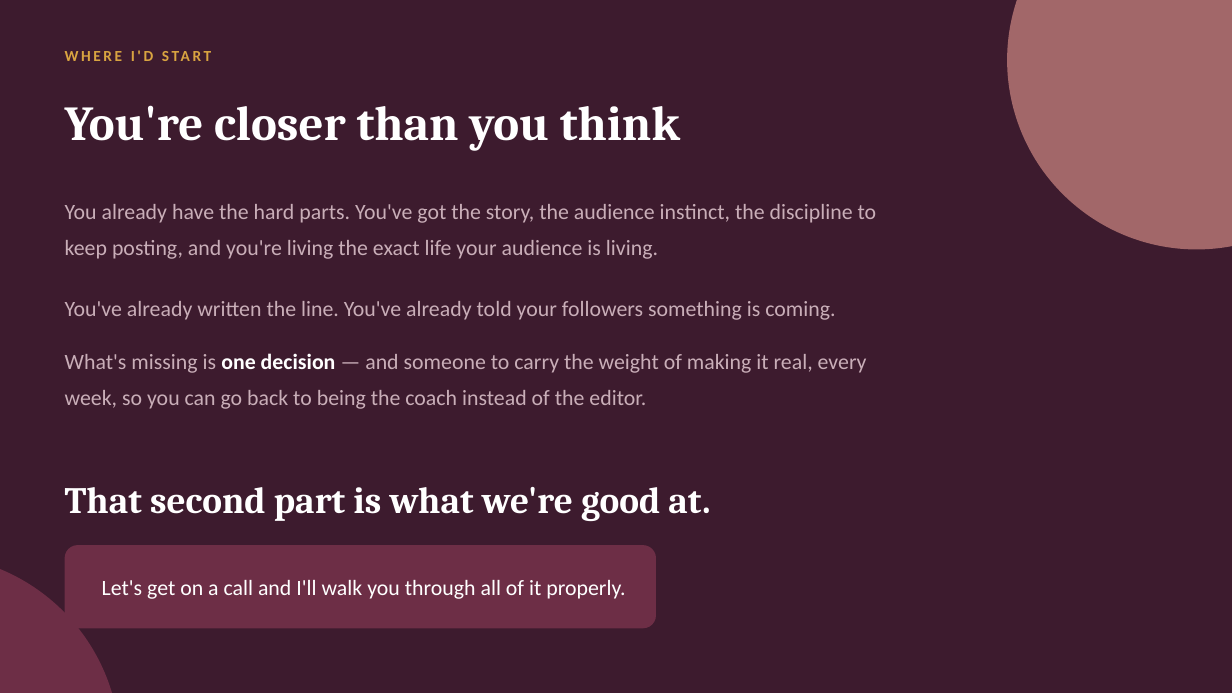
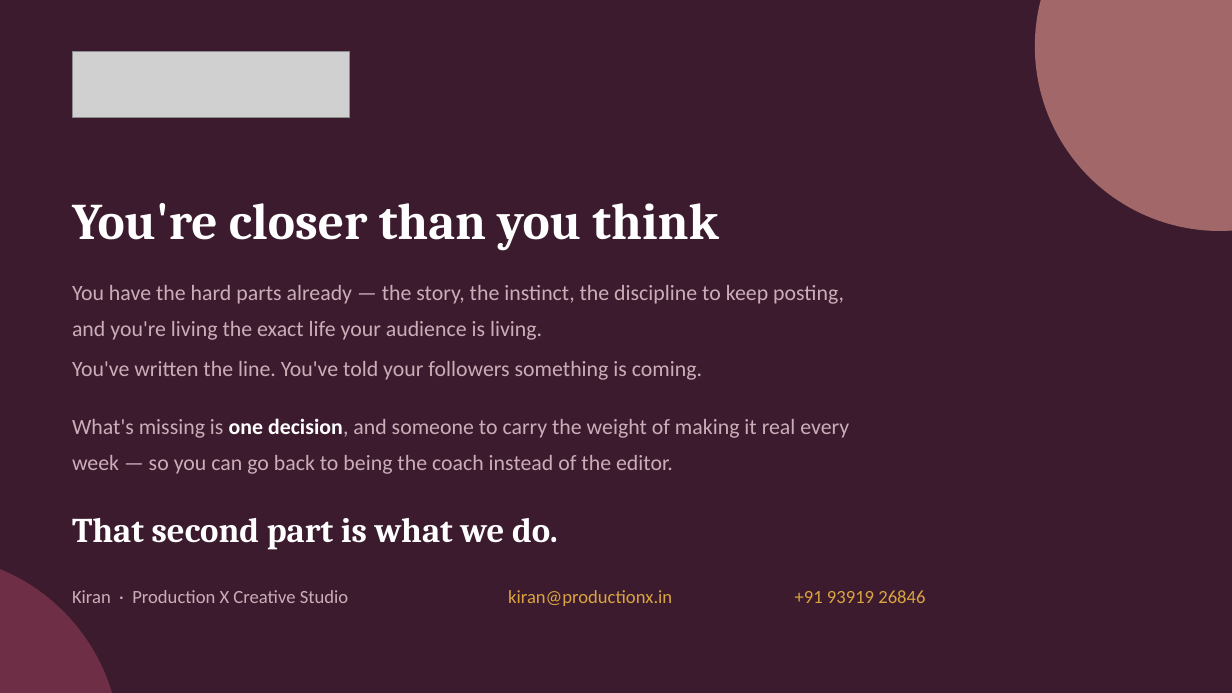
Before and after one commit to productionxin/Assets, a slide deck: slide 21 of clients/juhi-agarwal-nexther/neXtHer-What-I-Found.pptx (slide 20 before the commit). Drawn at 1232x693 pixels with LibreOffice and Linux fonts; fonts in the diff are those of the drawing; grey boxes stand for pictures. Boxes give left, top, right and bottom in pixels: in the first picture for what was removed or moved away, otherwise in the second. Text is boxed around its words. In the diff, an @@ line names an element or a change of style, - is before the commit and + after.

```diff
--- a/clients/juhi-agarwal-nexther/neXtHer-What-I-Found.pptx
+++ b/clients/juhi-agarwal-nexther/neXtHer-What-I-Found.pptx
@@ ellipse: place and size @@
-ellipse at [1007, 0, 1232, 250]
+ellipse at [1035, 0, 1232, 231]
@@ picture added at [72, 52, 349, 117] @@
@@ text removed at [131, 51, 154, 61] @@
-WHERE I'D START
@@ text "You're closer than you think": place and size @@
-text "You're closer than you think" at [65, 105, 680, 150]
+text "You're closer than you think" at [72, 203, 719, 251]
@@ text "You're closer than you think" at [72, 203, 719, 251]: size 38 to 40 pt; line spacing 44pt to 1 @@
@@ text at [72, 285, 844, 340]: text changed @@
-You already have the hard parts. You've got the story, the audience instinct, the discipline to keep posting, and you're living the exact life your audience is living.
+You have the hard parts already — the story, the instinct, the discipline to keep posting, and you're living the exact life your audience is living.
@@ text at [72, 361, 702, 380]: text changed @@
-You've already written the line. You've already told your followers something is coming.
+You've written the line. You've told your followers something is coming.
@@ text at [72, 418, 849, 474]: text changed @@
-What's missing is one decision — and someone to carry the weight of making it real, every week, so you can go back to being the coach instead of the editor.
+What's missing is one decision, and someone to carry the weight of making it real every week — so you can go back to being the coach instead of the editor.
@@ text at [72, 518, 558, 550]: text changed; size 29 to 27 pt @@
-That second part is what we're good at.
+That second part is what we do.
@@ rounded rectangle removed at [65, 545, 656, 628] @@
@@ text added at [72, 590, 348, 603], 14.5 pt, text #C9AEB8 @@
+Kiran · Production X Creative Studio
@@ text removed at [102, 580, 625, 599] @@
-Let's get on a call and I'll walk you through all of it properly.
@@ text added at [508, 590, 672, 606], 14.5 pt, text #D9A441 @@
+kiran@productionx.in
@@ text added at [795, 590, 925, 603], 14.5 pt, text #D9A441 @@
++91 93919 26846
```
Also in this commit, not shown: 17 other slides changed, 3 slides added, 2 slides removed, 11 other files.
